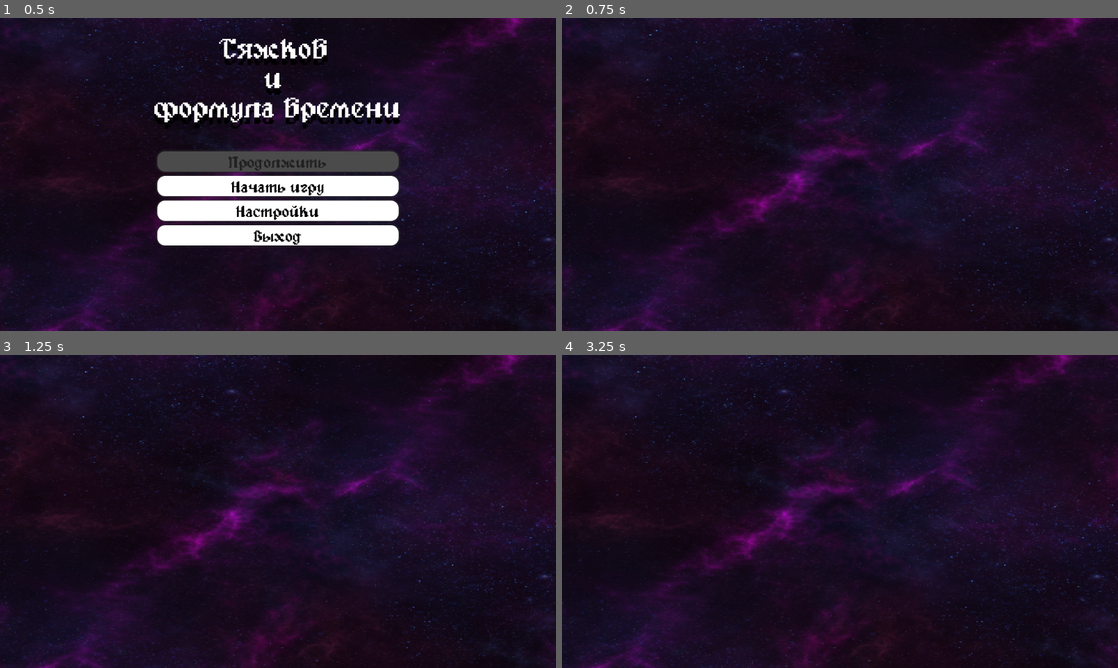
Above: before the commit, frames 1-4 (two rows, left to right).
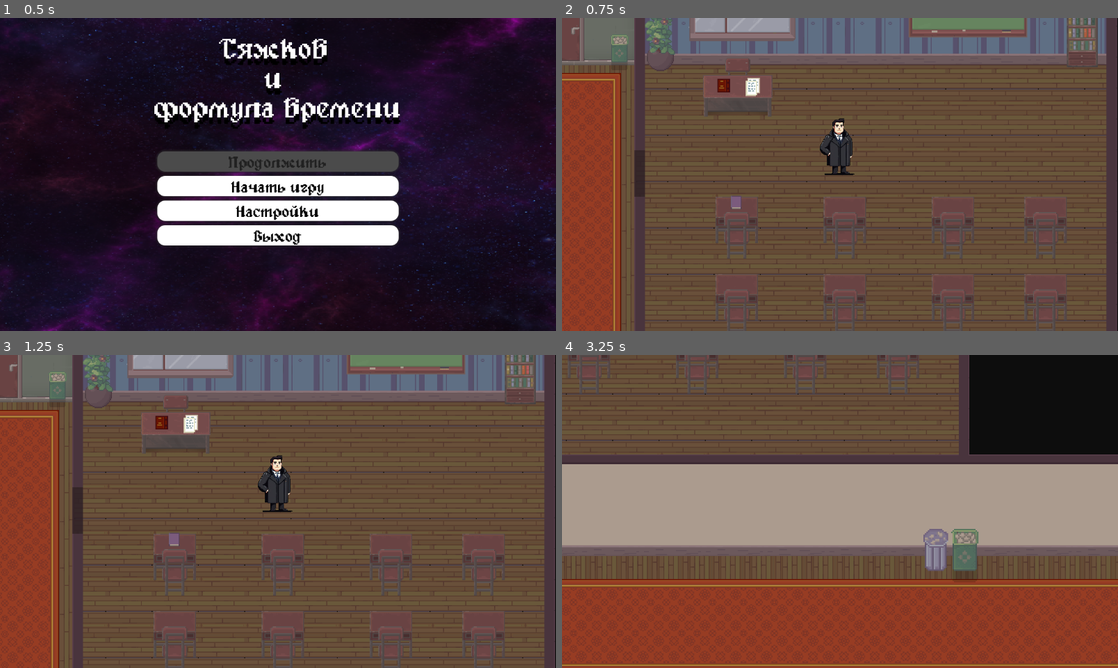
Above: after the commit, the same moments.

Repository: AmigoMarconi/tyashkov_game
Game: Godot game, scene res://scenes/menu/menu.tscn
Same seed, same stepped clock (60 frames per second), same inputs: the game is played once before the commit and once after it.
Inputs:
- Up to frame 1 (0.5 s): no input
- Up to frame 2 (0.75 s): click "Начать игру" at 0.5 s
- Up to frame 3 (1.25 s): no input
- Up to frame 4 (3.25 s): hold D (right) 1.28-2.03 s; hold E (Use) 1.28-2.03 s; hold S (down) 2.03-2.78 s; tap E (Use) at 2.1 s; hold D (right) from 2.78 s (still down); hold E (Use) from 2.78 s (still down)

Frame 1 is identical in both runs. In frame 2, 100% of the frame differs, in the area x 0-100%, y 0-100%; in frame 3, 100%; in frame 4, 94%.

Commit message:
Добавил взаимодействие

Diff:
--- a/GAYme/мягков-и-формула-времени/assets/TileSTANKIN.tres
+++ b/GAYme/мягков-и-формула-времени/assets/TileSTANKIN.tres
@@ -1,10 +1,9 @@
-[gd_resource type="TileSet" load_steps=13 format=3 uid="uid://ici8ft3ejb4w"]
+[gd_resource type="TileSet" load_steps=11 format=3 uid="uid://ici8ft3ejb4w"]
 
 [ext_resource type="Texture2D" uid="uid://bho0kqrf0jllp" path="res://tilemap/STANKIN/Inside_C.png" id="1_3mxpn"]
 [ext_resource type="Texture2D" uid="uid://b68q4pwlhu0gy" path="res://tilemap/STANKIN/A5.png" id="2_ralq7"]
 [ext_resource type="Texture2D" uid="uid://v3r3a47ipfqa" path="res://tilemap/STANKIN/A4.png" id="3_hx4gf"]
 [ext_resource type="Texture2D" uid="uid://cius2e2o30b68" path="res://tilemap/STANKIN/Inside_E.png" id="4_ralq7"]
-[ext_resource type="Texture2D" uid="uid://cjt32jwlgiaxr" path="res://scenes/Inside_D.png" id="5_rp78g"]
 [ext_resource type="Texture2D" uid="uid://j4cc3jp6jgse" path="res://tilemap/Interior.png" id="6_17p2o"]
 
 [sub_resource type="TileSetAtlasSource" id="TileSetAtlasSource_ujgj0"]
@@ -2654,931 +2653,6 @@
 43:39/0/y_sort_origin = 36
 43:39/1 = 1
 43:39/1/y_sort_origin = 40
-
-[sub_resource type="TileSetAtlasSource" id="TileSetAtlasSource_p8170"]
-texture = ExtResource("5_rp78g")
-0:0/0 = 0
-1:0/0 = 0
-2:0/0 = 0
-3:0/0 = 0
-4:0/0 = 0
-5:0/0 = 0
-6:0/0 = 0
-7:0/0 = 0
-8:0/0 = 0
-9:0/0 = 0
-10:0/0 = 0
-11:0/0 = 0
-12:0/0 = 0
-13:0/0 = 0
-14:0/0 = 0
-39:0/0 = 0
-45:0/0 = 0
-0:1/0 = 0
-1:1/0 = 0
-2:1/0 = 0
-3:1/0 = 0
-4:1/0 = 0
-5:1/0 = 0
-6:1/0 = 0
-7:1/0 = 0
-8:1/0 = 0
-9:1/0 = 0
-10:1/0 = 0
-11:1/0 = 0
-12:1/0 = 0
-13:1/0 = 0
-14:1/0 = 0
-30:1/0 = 0
-31:1/0 = 0
-34:1/0 = 0
-35:1/0 = 0
-38:1/0 = 0
-39:1/0 = 0
-40:1/0 = 0
-41:1/0 = 0
-43:1/0 = 0
-44:1/0 = 0
-45:1/0 = 0
-0:2/0 = 0
-1:2/0 = 0
-2:2/0 = 0
-3:2/0 = 0
-4:2/0 = 0
-5:2/0 = 0
-6:2/0 = 0
-7:2/0 = 0
-8:2/0 = 0
-9:2/0 = 0
-10:2/0 = 0
-11:2/0 = 0
-12:2/0 = 0
-13:2/0 = 0
-14:2/0 = 0
-30:2/0 = 0
-31:2/0 = 0
-32:2/0 = 0
-33:2/0 = 0
-34:2/0 = 0
-35:2/0 = 0
-38:2/0 = 0
-39:2/0 = 0
-40:2/0 = 0
-41:2/0 = 0
-42:2/0 = 0
-43:2/0 = 0
-44:2/0 = 0
-45:2/0 = 0
-0:3/0 = 0
-1:3/0 = 0
-2:3/0 = 0
-3:3/0 = 0
-4:3/0 = 0
-5:3/0 = 0
-6:3/0 = 0
-7:3/0 = 0
-8:3/0 = 0
-9:3/0 = 0
-10:3/0 = 0
-11:3/0 = 0
-12:3/0 = 0
-13:3/0 = 0
-14:3/0 = 0
-30:3/0 = 0
-31:3/0 = 0
-32:3/0 = 0
-33:3/0 = 0
-34:3/0 = 0
-35:3/0 = 0
-38:3/0 = 0
-39:3/0 = 0
-40:3/0 = 0
-41:3/0 = 0
-42:3/0 = 0
-43:3/0 = 0
-44:3/0 = 0
-45:3/0 = 0
-30:4/0 = 0
-31:4/0 = 0
-32:4/0 = 0
-33:4/0 = 0
-34:4/0 = 0
-35:4/0 = 0
-38:4/0 = 0
-39:4/0 = 0
-40:4/0 = 0
-41:4/0 = 0
-42:4/0 = 0
-43:4/0 = 0
-44:4/0 = 0
-45:4/0 = 0
-30:5/0 = 0
-32:5/0 = 0
-33:5/0 = 0
-35:5/0 = 0
-41:5/0 = 0
-42:5/0 = 0
-1:6/0 = 0
-4:6/0 = 0
-16:6/0 = 0
-17:6/0 = 0
-18:6/0 = 0
-19:6/0 = 0
-22:6/0 = 0
-23:6/0 = 0
-24:6/0 = 0
-25:6/0 = 0
-0:7/0 = 0
-1:7/0 = 0
-2:7/0 = 0
-3:7/0 = 0
-4:7/0 = 0
-5:7/0 = 0
-16:7/0 = 0
-17:7/0 = 0
-18:7/0 = 0
-19:7/0 = 0
-22:7/0 = 0
-23:7/0 = 0
-24:7/0 = 0
-25:7/0 = 0
-29:7/0 = 0
-30:7/0 = 0
-0:8/0 = 0
-1:8/0 = 0
-2:8/0 = 0
-3:8/0 = 0
-4:8/0 = 0
-5:8/0 = 0
-16:8/0 = 0
-17:8/0 = 0
-18:8/0 = 0
-19:8/0 = 0
-22:8/0 = 0
-23:8/0 = 0
-24:8/0 = 0
-25:8/0 = 0
-29:8/0 = 0
-30:8/0 = 0
-16:9/0 = 0
-17:9/0 = 0
-18:9/0 = 0
-19:9/0 = 0
-22:9/0 = 0
-23:9/0 = 0
-24:9/0 = 0
-25:9/0 = 0
-26:9/0 = 0
-29:9/0 = 0
-30:9/0 = 0
-16:10/0 = 0
-17:10/0 = 0
-18:10/0 = 0
-19:10/0 = 0
-22:10/0 = 0
-23:10/0 = 0
-24:10/0 = 0
-25:10/0 = 0
-26:10/0 = 0
-29:10/0 = 0
-30:10/0 = 0
-1:11/0 = 0
-2:11/0 = 0
-3:11/0 = 0
-4:11/0 = 0
-6:11/0 = 0
-7:11/0 = 0
-8:11/0 = 0
-9:11/0 = 0
-10:11/0 = 0
-16:11/0 = 0
-17:11/0 = 0
-18:11/0 = 0
-19:11/0 = 0
-22:11/0 = 0
-23:11/0 = 0
-24:11/0 = 0
-25:11/0 = 0
-29:11/0 = 0
-30:11/0 = 0
-1:12/0 = 0
-2:12/0 = 0
-3:12/0 = 0
-4:12/0 = 0
-6:12/0 = 0
-7:12/0 = 0
-8:12/0 = 0
-9:12/0 = 0
-10:12/0 = 0
-16:12/0 = 0
-17:12/0 = 0
-18:12/0 = 0
-19:12/0 = 0
-22:12/0 = 0
-23:12/0 = 0
-24:12/0 = 0
-25:12/0 = 0
-1:13/0 = 0
-2:13/0 = 0
-3:13/0 = 0
-4:13/0 = 0
-6:13/0 = 0
-7:13/0 = 0
-8:13/0 = 0
-9:13/0 = 0
-10:13/0 = 0
-16:13/0 = 0
-17:13/0 = 0
-18:13/0 = 0
-19:13/0 = 0
-22:13/0 = 0
-23:13/0 = 0
-24:13/0 = 0
-25:13/0 = 0
-1:14/0 = 0
-2:14/0 = 0
-3:14/0 = 0
-4:14/0 = 0
-7:14/0 = 0
-8:14/0 = 0
-9:14/0 = 0
-10:14/0 = 0
-16:14/0 = 0
-17:14/0 = 0
-18:14/0 = 0
-19:14/0 = 0
-22:14/0 = 0
-23:14/0 = 0
-24:14/0 = 0
-25:14/0 = 0
-27:14/0 = 0
-28:14/0 = 0
-29:14/0 = 0
-30:14/0 = 0
-31:14/0 = 0
-32:14/0 = 0
-7:15/0 = 0
-16:15/0 = 0
-17:15/0 = 0
-18:15/0 = 0
-19:15/0 = 0
-22:15/0 = 0
-23:15/0 = 0
-24:15/0 = 0
-25:15/0 = 0
-26:15/0 = 0
-27:15/0 = 0
-28:15/0 = 0
-29:15/0 = 0
-30:15/0 = 0
-31:15/0 = 0
-32:15/0 = 0
-7:16/0 = 0
-16:16/0 = 0
-17:16/0 = 0
-18:16/0 = 0
-19:16/0 = 0
-22:16/0 = 0
-23:16/0 = 0
-24:16/0 = 0
-25:16/0 = 0
-26:16/0 = 0
-27:16/0 = 0
-28:16/0 = 0
-29:16/0 = 0
-30:16/0 = 0
-31:16/0 = 0
-32:16/0 = 0
-0:17/0 = 0
-1:17/0 = 0
-7:17/0 = 0
-16:17/0 = 0
-17:17/0 = 0
-18:17/0 = 0
-19:17/0 = 0
-22:17/0 = 0
-23:17/0 = 0
-24:17/0 = 0
-25:17/0 = 0
-27:17/0 = 0
-28:17/0 = 0
-29:17/0 = 0
-30:17/0 = 0
-31:17/0 = 0
-32:17/0 = 0
-37:17/0 = 0
-38:17/0 = 0
-39:17/0 = 0
-40:17/0 = 0
-41:17/0 = 0
-0:18/0 = 0
-1:18/0 = 0
-4:18/0 = 0
-6:18/0 = 0
-7:18/0 = 0
-8:18/0 = 0
-21:18/0 = 0
-22:18/0 = 0
-23:18/0 = 0
-24:18/0 = 0
-25:18/0 = 0
-26:18/0 = 0
-27:18/0 = 0
-28:18/0 = 0
-29:18/0 = 0
-31:18/0 = 0
-32:18/0 = 0
-33:18/0 = 0
-34:18/0 = 0
-35:18/0 = 0
-37:18/0 = 0
-38:18/0 = 0
-39:18/0 = 0
-40:18/0 = 0
-41:18/0 = 0
-42:18/0 = 0
-43:18/0 = 0
-44:18/0 = 0
-45:18/0 = 0
-46:18/0 = 0
-47:18/0 = 0
-0:19/0 = 0
-1:19/0 = 0
-2:19/0 = 0
-3:19/0 = 0
-4:19/0 = 0
-5:19/0 = 0
-6:19/0 = 0
-7:19/0 = 0
-8:19/0 = 0
-21:19/0 = 0
-22:19/0 = 0
-23:19/0 = 0
-24:19/0 = 0
-25:19/0 = 0
-26:19/0 = 0
-27:19/0 = 0
-28:19/0 = 0
-29:19/0 = 0
-30:19/0 = 0
-31:19/0 = 0
-32:19/0 = 0
-33:19/0 = 0
-34:19/0 = 0
-35:19/0 = 0
-37:19/0 = 0
-38:19/0 = 0
-39:19/0 = 0
-40:19/0 = 0
-41:19/0 = 0
-42:19/0 = 0
-43:19/0 = 0
-44:19/0 = 0
-45:19/0 = 0
-46:19/0 = 0
-47:19/0 = 0
-0:20/0 = 0
-1:20/0 = 0
-2:20/0 = 0
-3:20/0 = 0
-4:20/0 = 0
-5:20/0 = 0
-6:20/0 = 0
-7:20/0 = 0
-21:20/0 = 0
-22:20/0 = 0
-23:20/0 = 0
-24:20/0 = 0
-25:20/0 = 0
-26:20/0 = 0
-27:20/0 = 0
-28:20/0 = 0
-29:20/0 = 0
-31:20/0 = 0
-32:20/0 = 0
-33:20/0 = 0
-34:20/0 = 0
-35:20/0 = 0
-37:20/0 = 0
-38:20/0 = 0
-39:20/0 = 0
-40:20/0 = 0
-41:20/0 = 0
-42:20/0 = 0
-43:20/0 = 0
-44:20/0 = 0
-45:20/0 = 0
-46:20/0 = 0
-47:20/0 = 0
-15:21/0 = 0
-16:21/0 = 0
-17:21/0 = 0
-18:21/0 = 0
-19:21/0 = 0
-20:21/0 = 0
-25:21/0 = 0
-26:21/0 = 0
-27:21/0 = 0
-28:21/0 = 0
-29:21/0 = 0
-31:21/0 = 0
-32:21/0 = 0
-33:21/0 = 0
-34:21/0 = 0
-35:21/0 = 0
-37:21/0 = 0
-38:21/0 = 0
-39:21/0 = 0
-40:21/0 = 0
-41:21/0 = 0
-42:21/0 = 0
-43:21/0 = 0
-44:21/0 = 0
-45:21/0 = 0
-46:21/0 = 0
-47:21/0 = 0
-15:22/0 = 0
-16:22/0 = 0
-17:22/0 = 0
-18:22/0 = 0
-19:22/0 = 0
-20:22/0 = 0
-22:22/0 = 0
-23:22/0 = 0
-25:22/0 = 0
-26:22/0 = 0
-30:22/0 = 0
-31:22/0 = 0
-32:22/0 = 0
-33:22/0 = 0
-34:22/0 = 0
-35:22/0 = 0
-37:22/0 = 0
-38:22/0 = 0
-39:22/0 = 0
-40:22/0 = 0
-41:22/0 = 0
-42:22/0 = 0
-43:22/0 = 0
-44:22/0 = 0
-45:22/0 = 0
-46:22/0 = 0
-47:22/0 = 0
-1:23/0 = 0
-15:23/0 = 0
-16:23/0 = 0
-17:23/0 = 0
-18:23/0 = 0
-19:23/0 = 0
-20:23/0 = 0
-22:23/0 = 0
-23:23/0 = 0
-25:23/0 = 0
-26:23/0 = 0
-31:23/0 = 0
-32:23/0 = 0
-33:23/0 = 0
-34:23/0 = 0
-35:23/0 = 0
-37:23/0 = 0
-38:23/0 = 0
-39:23/0 = 0
-40:23/0 = 0
-41:23/0 = 0
-42:23/0 = 0
-43:23/0 = 0
-44:23/0 = 0
-45:23/0 = 0
-46:23/0 = 0
-47:23/0 = 0
-1:24/0 = 0
-1:25/0 = 0
-15:25/0 = 0
-16:25/0 = 0
-17:25/0 = 0
-18:25/0 = 0
-19:25/0 = 0
-20:25/0 = 0
-1:26/0 = 0
-15:26/0 = 0
-16:26/0 = 0
-17:26/0 = 0
-18:26/0 = 0
-19:26/0 = 0
-20:26/0 = 0
-27:27/0 = 0
-28:27/0 = 0
-29:27/0 = 0
-30:27/0 = 0
-31:27/0 = 0
-32:27/0 = 0
-43:27/0 = 0
-44:27/0 = 0
-46:27/0 = 0
-15:28/0 = 0
-16:28/0 = 0
-17:28/0 = 0
-18:28/0 = 0
-19:28/0 = 0
-20:28/0 = 0
-21:28/0 = 0
-22:28/0 = 0
-23:28/0 = 0
-24:28/0 = 0
-25:28/0 = 0
-26:28/0 = 0
-27:28/0 = 0
-28:28/0 = 0
-29:28/0 = 0
-30:28/0 = 0
-31:28/0 = 0
-32:28/0 = 0
-34:28/0 = 0
-41:28/0 = 0
-44:28/0 = 0
-46:28/0 = 0
-15:29/0 = 0
-16:29/0 = 0
-17:29/0 = 0
-18:29/0 = 0
-19:29/0 = 0
-20:29/0 = 0
-21:29/0 = 0
-22:29/0 = 0
-23:29/0 = 0
-24:29/0 = 0
-25:29/0 = 0
-26:29/0 = 0
-27:29/0 = 0
-28:29/0 = 0
-29:29/0 = 0
-30:29/0 = 0
-31:29/0 = 0
-32:29/0 = 0
-35:29/0 = 0
-36:29/0 = 0
-44:29/0 = 0
-46:29/0 = 0
-21:30/0 = 0
-22:30/0 = 0
-23:30/0 = 0
-24:30/0 = 0
-25:30/0 = 0
-26:30/0 = 0
-27:30/0 = 0
-28:30/0 = 0
-29:30/0 = 0
-30:30/0 = 0
-31:30/0 = 0
-32:30/0 = 0
-34:30/0 = 0
-36:30/0 = 0
-37:30/0 = 0
-38:30/0 = 0
-39:30/0 = 0
-40:30/0 = 0
-41:30/0 = 0
-42:30/0 = 0
-43:30/0 = 0
-44:30/0 = 0
-45:30/0 = 0
-46:30/0 = 0
-47:30/0 = 0
-15:31/0 = 0
-21:31/0 = 0
-22:31/0 = 0
-23:31/0 = 0
-24:31/0 = 0
-25:31/0 = 0
-26:31/0 = 0
-27:31/0 = 0
-28:31/0 = 0
-29:31/0 = 0
-30:31/0 = 0
-31:31/0 = 0
-32:31/0 = 0
-34:31/0 = 0
-37:31/0 = 0
-39:31/0 = 0
-40:31/0 = 0
-41:31/0 = 0
-42:31/0 = 0
-43:31/0 = 0
-44:31/0 = 0
-45:31/0 = 0
-46:31/0 = 0
-47:31/0 = 0
-21:32/0 = 0
-22:32/0 = 0
-23:32/0 = 0
-24:32/0 = 0
-25:32/0 = 0
-26:32/0 = 0
-27:32/0 = 0
-28:32/0 = 0
-29:32/0 = 0
-30:32/0 = 0
-31:32/0 = 0
-32:32/0 = 0
-36:32/0 = 0
-37:32/0 = 0
-39:32/0 = 0
-40:32/0 = 0
-41:32/0 = 0
-42:32/0 = 0
-43:32/0 = 0
-44:32/0 = 0
-45:32/0 = 0
-46:32/0 = 0
-47:32/0 = 0
-0:34/0 = 0
-1:34/0 = 0
-2:34/0 = 0
-3:34/0 = 0
-4:34/0 = 0
-5:34/0 = 0
-6:34/0 = 0
-7:34/0 = 0
-8:34/0 = 0
-9:34/0 = 0
-10:34/0 = 0
-11:34/0 = 0
-12:34/0 = 0
-13:34/0 = 0
-14:34/0 = 0
-0:35/0 = 0
-1:35/0 = 0
-2:35/0 = 0
-3:35/0 = 0
-4:35/0 = 0
-5:35/0 = 0
-6:35/0 = 0
-7:35/0 = 0
-8:35/0 = 0
-9:35/0 = 0
-10:35/0 = 0
-11:35/0 = 0
-12:35/0 = 0
-13:35/0 = 0
-14:35/0 = 0
-43:35/0 = 0
-44:35/0 = 0
-45:35/0 = 0
-46:35/0 = 0
-47:35/0 = 0
-0:36/0 = 0
-1:36/0 = 0
-2:36/0 = 0
-3:36/0 = 0
-4:36/0 = 0
-5:36/0 = 0
-6:36/0 = 0
-7:36/0 = 0
-8:36/0 = 0
-9:36/0 = 0
-10:36/0 = 0
-11:36/0 = 0
-12:36/0 = 0
-13:36/0 = 0
-14:36/0 = 0
-34:36/0 = 0
-35:36/0 = 0
-37:36/0 = 0
-38:36/0 = 0
-40:36/0 = 0
-41:36/0 = 0
-43:36/0 = 0
-44:36/0 = 0
-45:36/0 = 0
-46:36/0 = 0
-47:36/0 = 0
-0:37/0 = 0
-1:37/0 = 0
-2:37/0 = 0
-3:37/0 = 0
-4:37/0 = 0
-5:37/0 = 0
-6:37/0 = 0
-7:37/0 = 0
-8:37/0 = 0
-9:37/0 = 0
-10:37/0 = 0
-11:37/0 = 0
-12:37/0 = 0
-13:37/0 = 0
-14:37/0 = 0
-18:37/0 = 0
-19:37/0 = 0
-20:37/0 = 0
-21:37/0 = 0
-22:37/0 = 0
-23:37/0 = 0
-34:37/0 = 0
-35:37/0 = 0
-37:37/0 = 0
-38:37/0 = 0
-40:37/0 = 0
-41:37/0 = 0
-43:37/0 = 0
-44:37/0 = 0
-45:37/0 = 0
-46:37/0 = 0
-47:37/0 = 0
-0:38/0 = 0
-1:38/0 = 0
-2:38/0 = 0
-3:38/0 = 0
-4:38/0 = 0
-5:38/0 = 0
-6:38/0 = 0
-7:38/0 = 0
-8:38/0 = 0
-9:38/0 = 0
-10:38/0 = 0
-11:38/0 = 0
-12:38/0 = 0
-13:38/0 = 0
-14:38/0 = 0
-18:38/0 = 0
-19:38/0 = 0
-20:38/0 = 0
-21:38/0 = 0
-22:38/0 = 0
-34:38/0 = 0
-35:38/0 = 0
-37:38/0 = 0
-38:38/0 = 0
-40:38/0 = 0
-41:38/0 = 0
-43:38/0 = 0
-44:38/0 = 0
-45:38/0 = 0
-46:38/0 = 0
-47:38/0 = 0
-0:39/0 = 0
-1:39/0 = 0
-2:39/0 = 0
-3:39/0 = 0
-4:39/0 = 0
-5:39/0 = 0
-6:39/0 = 0
-7:39/0 = 0
-8:39/0 = 0
-9:39/0 = 0
-10:39/0 = 0
-11:39/0 = 0
-12:39/0 = 0
-13:39/0 = 0
-14:39/0 = 0
-21:39/0 = 0
-22:39/0 = 0
-34:39/0 = 0
-35:39/0 = 0
-37:39/0 = 0
-38:39/0 = 0
-40:39/0 = 0
-41:39/0 = 0
-43:39/0 = 0
-44:39/0 = 0
-46:39/0 = 0
-47:39/0 = 0
-0:40/0 = 0
-1:40/0 = 0
-2:40/0 = 0
-3:40/0 = 0
-4:40/0 = 0
-5:40/0 = 0
-6:40/0 = 0
-7:40/0 = 0
-8:40/0 = 0
-9:40/0 = 0
-10:40/0 = 0
-11:40/0 = 0
-12:40/0 = 0
-13:40/0 = 0
-14:40/0 = 0
-21:40/0 = 0
-22:40/0 = 0
-34:40/0 = 0
-35:40/0 = 0
-37:40/0 = 0
-38:40/0 = 0
-40:40/0 = 0
-41:40/0 = 0
-43:40/0 = 0
-44:40/0 = 0
-46:40/0 = 0
-47:40/0 = 0
-21:41/0 = 0
-22:41/0 = 0
-30:41/0 = 0
-31:41/0 = 0
-33:41/0 = 0
-34:41/0 = 0
-35:41/0 = 0
-37:41/0 = 0
-38:41/0 = 0
-40:41/0 = 0
-41:41/0 = 0
-43:41/0 = 0
-44:41/0 = 0
-46:41/0 = 0
-47:41/0 = 0
-0:42/0 = 0
-1:42/0 = 0
-2:42/0 = 0
-15:42/0 = 0
-16:42/0 = 0
-17:42/0 = 0
-30:42/0 = 0
-31:42/0 = 0
-33:42/0 = 0
-34:42/0 = 0
-35:42/0 = 0
-36:42/0 = 0
-37:42/0 = 0
-38:42/0 = 0
-39:42/0 = 0
-40:42/0 = 0
-41:42/0 = 0
-42:42/0 = 0
-43:42/0 = 0
-44:42/0 = 0
-46:42/0 = 0
-47:42/0 = 0
-0:43/0 = 0
-1:43/0 = 0
-2:43/0 = 0
-15:43/0 = 0
-16:43/0 = 0
-17:43/0 = 0
-19:43/0 = 0
-22:43/0 = 0
-25:43/0 = 0
-28:43/0 = 0
-30:43/0 = 0
-31:43/0 = 0
-33:43/0 = 0
-34:43/0 = 0
-36:43/0 = 0
-37:43/0 = 0
-39:43/0 = 0
-40:43/0 = 0
-42:43/0 = 0
-43:43/0 = 0
-15:44/0 = 0
-16:44/0 = 0
-17:44/0 = 0
-30:44/0 = 0
-31:44/0 = 0
-33:44/0 = 0
-34:44/0 = 0
-36:44/0 = 0
-37:44/0 = 0
-39:44/0 = 0
-40:44/0 = 0
-42:44/0 = 0
-43:44/0 = 0
-0:45/0 = 0
-1:45/0 = 0
-30:45/0 = 0
-31:45/0 = 0
-33:45/0 = 0
-34:45/0 = 0
-36:45/0 = 0
-37:45/0 = 0
-39:45/0 = 0
-40:45/0 = 0
-42:45/0 = 0
-43:45/0 = 0
-0:46/0 = 0
-1:46/0 = 0
-19:46/0 = 0
-22:46/0 = 0
-25:46/0 = 0
-28:46/0 = 0
-30:46/0 = 0
-31:46/0 = 0
-33:46/0 = 0
-34:46/0 = 0
-36:46/0 = 0
-37:46/0 = 0
-39:46/0 = 0
-40:46/0 = 0
-42:46/0 = 0
-43:46/0 = 0
-30:47/0 = 0
-31:47/0 = 0
-33:47/0 = 0
-34:47/0 = 0
-36:47/0 = 0
-37:47/0 = 0
-39:47/0 = 0
-40:47/0 = 0
-42:47/0 = 0
-43:47/0 = 0
-4:42/size_in_atlas = Vector2i(1, 2)
-4:42/0 = 0
 
 [sub_resource type="TileSetAtlasSource" id="TileSetAtlasSource_wh3ai"]
 texture = ExtResource("6_17p2o")
@@ -6722,5 +5796,4 @@
 sources/1 = SubResource("TileSetAtlasSource_02c43")
 sources/2 = SubResource("TileSetAtlasSource_peyie")
 sources/4 = SubResource("TileSetAtlasSource_hx4gf")
-sources/5 = SubResource("TileSetAtlasSource_p8170")
 sources/7 = SubResource("TileSetAtlasSource_wh3ai")
--- a/GAYme/мягков-и-формула-времени/player/tishkov.tscn
+++ b/GAYme/мягков-и-формула-времени/player/tishkov.tscn
@@ -5,12 +5,8 @@
 
 [sub_resource type="RectangleShape2D" id="RectangleShape2D_1vp0k"]
 
-size = Vector2(57.4151, 11.215)
+size = Vector2(40.8499, 19.6129)
 
-[node name="Tishkov" type="CharacterBody2D"]
-z_index = 1
-texture_filter = 1
-size = Vector2(40.8499, 19.6129)
 
 [node name="Tishkov" type="CharacterBody2D" groups=["player"]]
 z_index = 1
Not shown: 1 places in GAYme/мягков-и-формула-времени/scenes/tile_map_layer.tscn that only renumber resources
Not shown, changed: GAYme/мягков-и-формула-времени/tilemap/Inside_D.png.import
